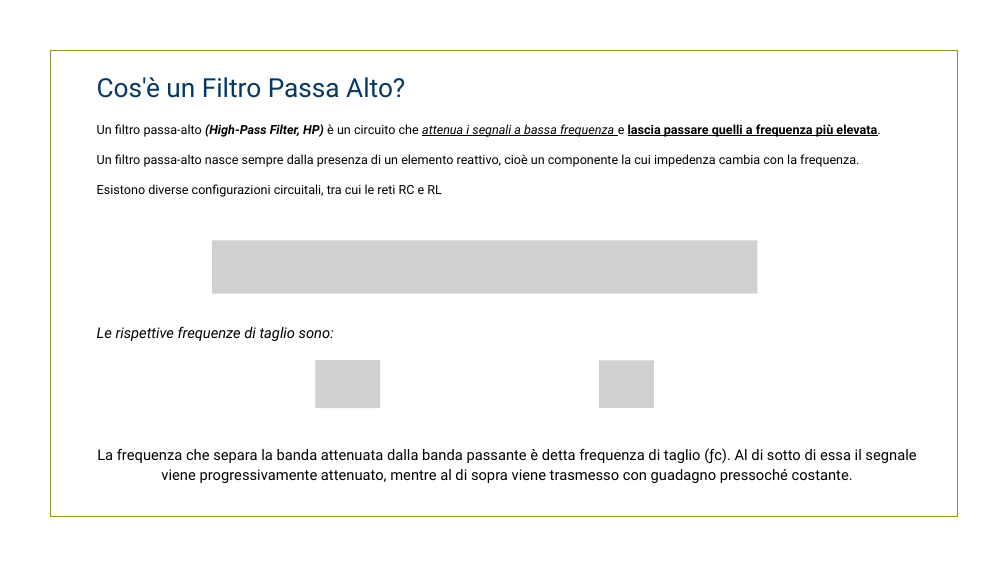
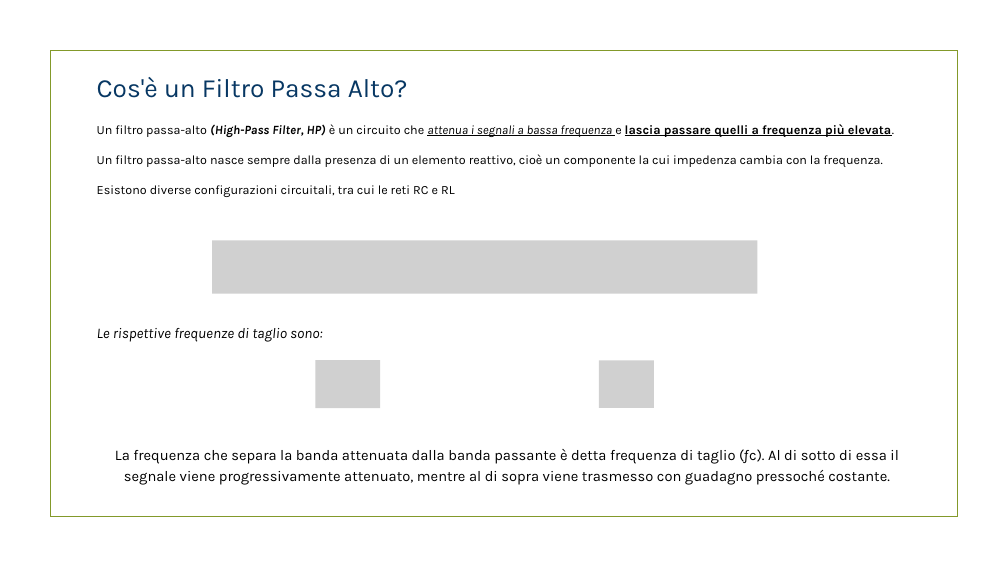
Before and after one commit to RiccardoSC2050/Progetto-sistemi-elettronici, a slide deck: slide 2 of presentazione/demoCompleta.pptx. Drawn at 1008x567 pixels with LibreOffice and Linux fonts; fonts in the diff are those of the drawing; grey boxes stand for pictures; background and template pictures are left out. Boxes give left, top, right and bottom in pixels: in the first picture for what was removed or moved away, otherwise in the second. Text is boxed around its words. In the diff, an @@ line names an element or a change of style, - is before the commit and + after.

```diff
--- a/presentazione/demoCompleta.pptx
+++ b/presentazione/demoCompleta.pptx
@@ font Roboto to Karla in 3 elements at (x1=97, y1=124, x2=894, y2=197), (x1=97, y1=77, x2=408, y2=98), (x1=97, y1=328, x2=322, y2=342) @@
@@ text "La frequenza che separa la ..." at (x1=115, y1=449, x2=898, y2=485): font Roboto to Karla; less space between paragraphs @@
```
Also in this commit, not shown: 18 other slides changed, 41 slides added, 2 slides removed.
